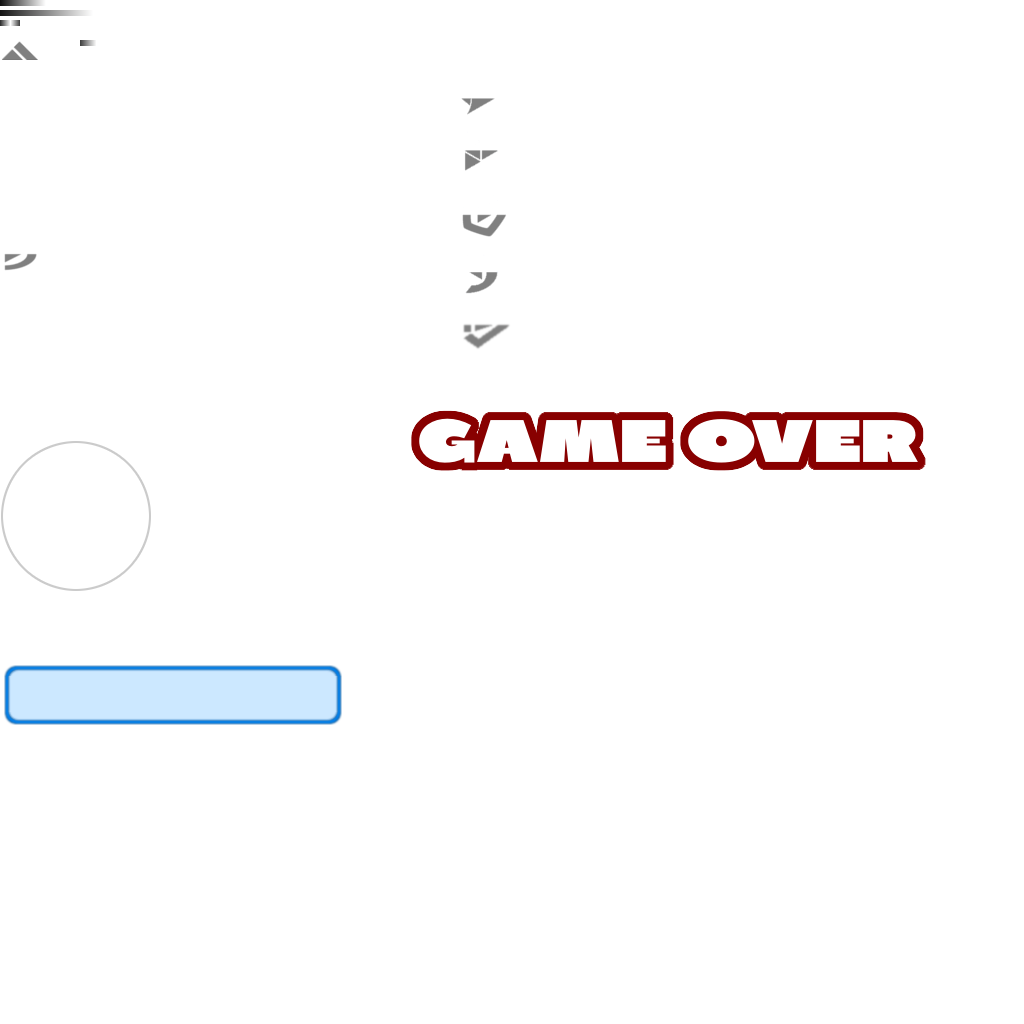
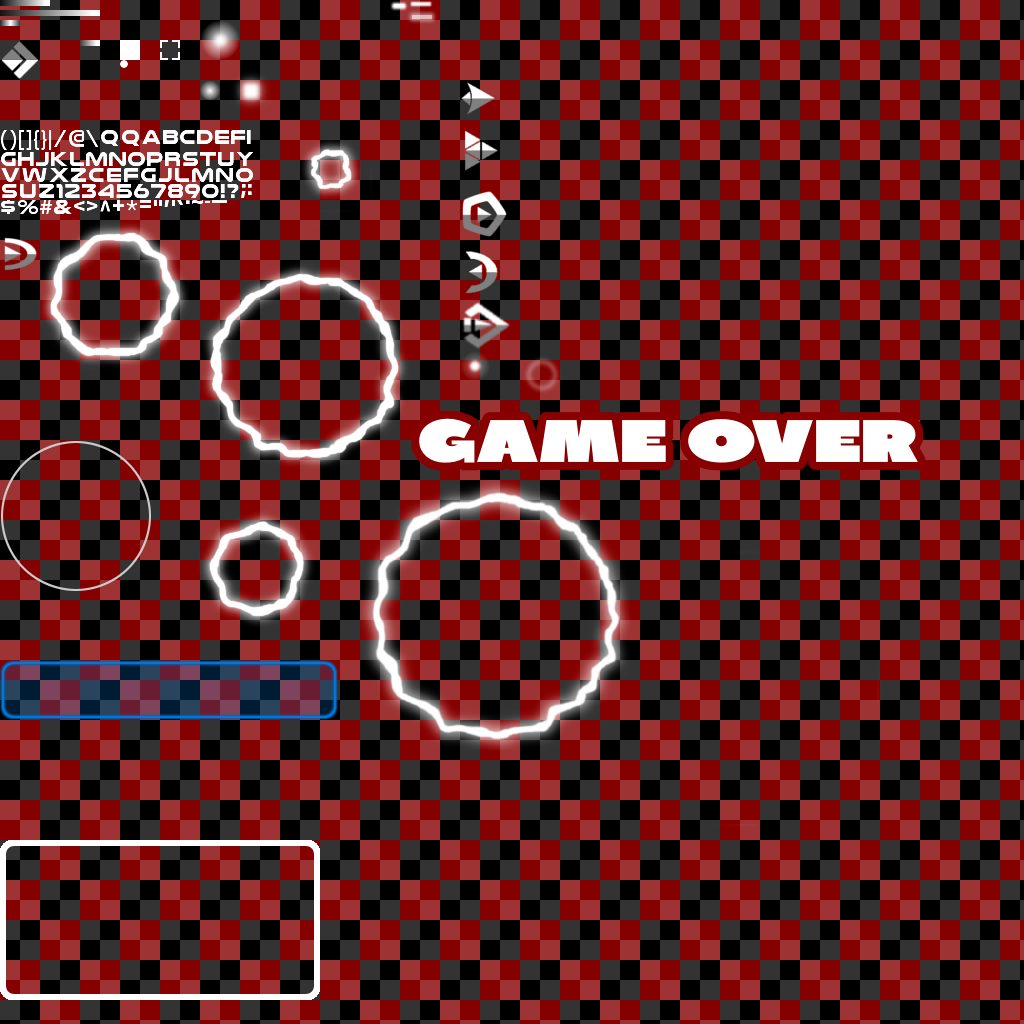
Layered file, before and after one edit (1024px x 1024px). Changes by layer:
painted on "Ebene #6" over left=0, top=660, right=342, bottom=725
showed "Ebene #17" over left=0, top=0, right=1024, bottom=1024
